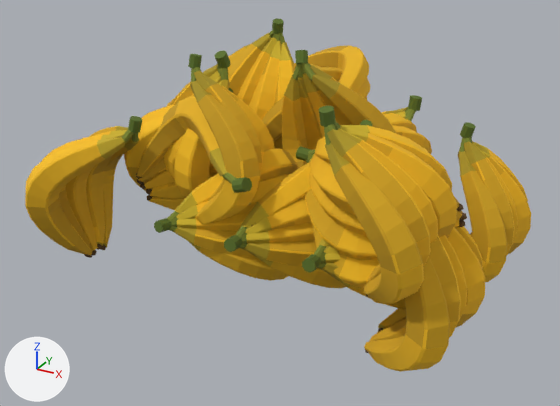
A saved change to the glTF model public/assets/bananaRack.glb.
One viewpoint serves both versions: a 50 mm lens placed at (0.836, -0.771, 1.944), pointed at (-0.058, 0.855, 1.131). Every picture has the same lights, and +X, +Y and +Z are marked at lower left. The older version comes first.

The first picture shows 'CargoBundle00', 'CargoBundle01', 'CargoBundle02', 'CargoBundle03', 'CargoBundle04', 'CargoBundle05', 'CargoBundle06', 'CargoBundle07', 'CargoBundle09', 'CargoBundle10', 'CargoBundle11', 'CargoBundle12', 'CargoBundle13', 'CargoBundle15', 'CargoBundle16', 'CargoBundle17', 'CargoBundle19' and 2 more.
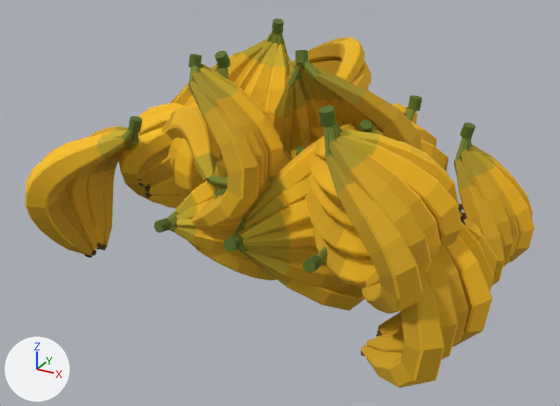
Pixel boxes (x1, y1, x2, y2) of what changed, in the pictures (560 x 406 px):
'CargoBundle11', reshaped
    before: (319, 106, 457, 304)
    after: (319, 106, 462, 314)
'CargoBundle17', reshaped (13% wider, 16% taller)
    before: (364, 226, 485, 372)
    after: (361, 218, 498, 388)
'CargoBundle01', reshaped
    before: (224, 162, 346, 288)
    after: (224, 123, 365, 311)
'CargoBundle09', reshaped (9% wider)
    before: (188, 54, 275, 225)
    after: (188, 54, 283, 227)
'CargoBundle19', reshaped (11% wider)
    before: (458, 122, 531, 282)
    after: (454, 122, 535, 286)
'CargoBundle13', reshaped
    before: (282, 50, 397, 169)
    after: (273, 50, 422, 159)
'CargoBundle10', reshaped
    before: (136, 96, 252, 210)
    after: (135, 106, 228, 208)
'CargoBundle15', reshaped (20% wider)
    before: (227, 18, 295, 120)
    after: (212, 18, 294, 119)
'CargoBundle07', reshaped
    before: (295, 45, 370, 98)
    after: (292, 37, 371, 90)
'CargoBundle03', reshaped
    before: (124, 88, 233, 191)
    after: (119, 103, 184, 203)
'CargoBundle05', reshaped
    before: (360, 113, 432, 154)
    after: (359, 103, 448, 172)
'CargoBundle02', reshaped, moved
    before: (302, 239, 406, 310)
    after: (303, 247, 328, 273)

What the commit changed:
Mesh me_curvedbanana_017 is new.
It has 774 vertices, 1472 faces and spans x -0.023..0.373, y -0.293..0.283, z -0.009..0.65.
It uses material mat_arcade_vertexpalette.
Mesh me_curvedbanana_006 is new.
It has 760 vertices, 1432 faces and spans x -0.023..0.389, y -0.331..0.331, z -0.013..0.65.
It uses material mat_arcade_vertexpalette.
Mesh me_curvedbanana_013 is new.
It has 642 vertices, 1232 faces and spans x -0.023..0.318, y -0.219..0.219, z -0.009..0.65.
It uses material mat_arcade_vertexpalette.
Object 'CargoBundle01' (ob_cargobundle01) now shows me_curvedbanana_006 instead of me_curvedbanana.
Object 'CargoBundle02' (ob_cargobundle02) now shows me_curvedbanana_013 instead of me_curvedbanana.
Object 'CargoBundle02' (ob_cargobundle02) moves from (0.161, 0.994, 1.099) to (0.162, 0.994, 1.097).
Object 'CargoBundle03' (ob_cargobundle03) now shows me_curvedbanana_017 instead of me_curvedbanana.
Object 'CargoBundle05' (ob_cargobundle05) now shows me_curvedbanana_006 instead of me_curvedbanana.
Object 'CargoBundle06' (ob_cargobundle06) now shows me_curvedbanana_013 instead of me_curvedbanana.
Object 'CargoBundle07' (ob_cargobundle07) now shows me_curvedbanana_017 instead of me_curvedbanana.
Object 'CargoBundle09' (ob_cargobundle09) now shows me_curvedbanana_006 instead of me_curvedbanana.
Object 'CargoBundle10' (ob_cargobundle10) now shows me_curvedbanana_013 instead of me_curvedbanana.
Object 'CargoBundle11' (ob_cargobundle11) now shows me_curvedbanana_017 instead of me_curvedbanana.
Object 'CargoBundle13' (ob_cargobundle13) now shows me_curvedbanana_006 instead of me_curvedbanana.
Object 'CargoBundle15' (ob_cargobundle15) now shows me_curvedbanana_017 instead of me_curvedbanana.
Object 'CargoBundle17' (ob_cargobundle17) now shows me_curvedbanana_006 instead of me_curvedbanana.
Object 'CargoBundle19' (ob_cargobundle19) now shows me_curvedbanana_017 instead of me_curvedbanana.
